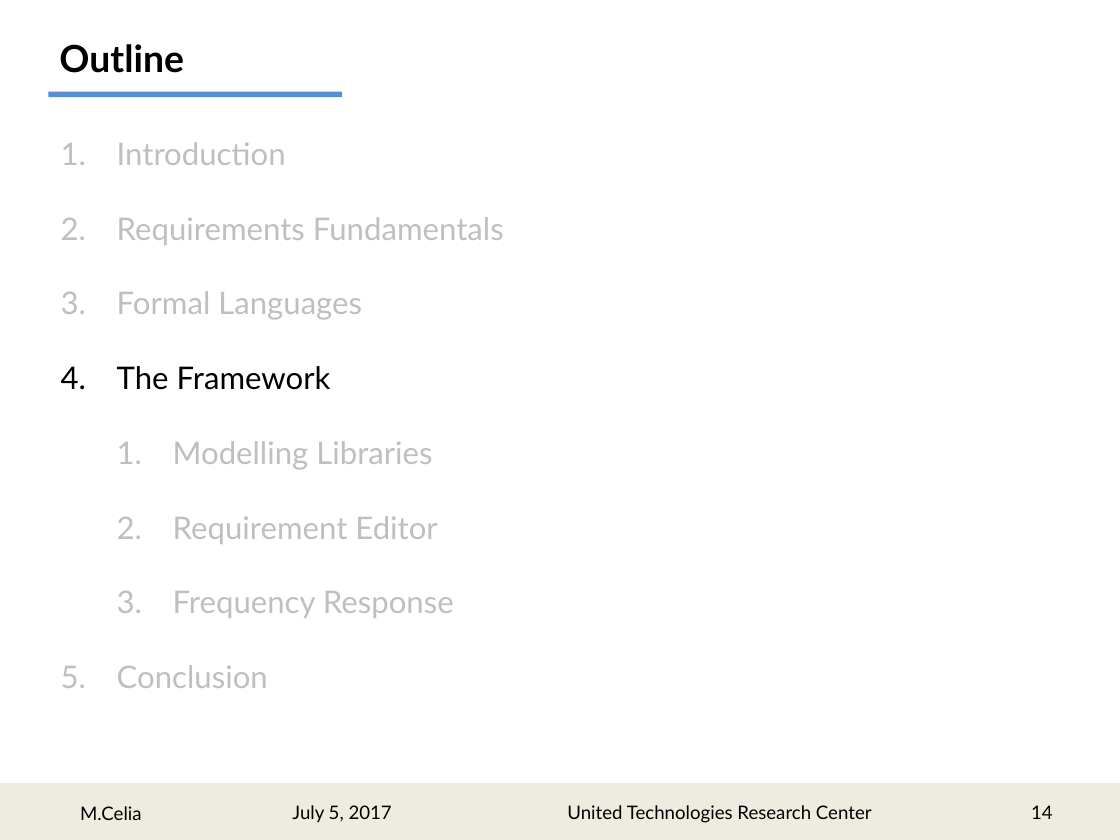
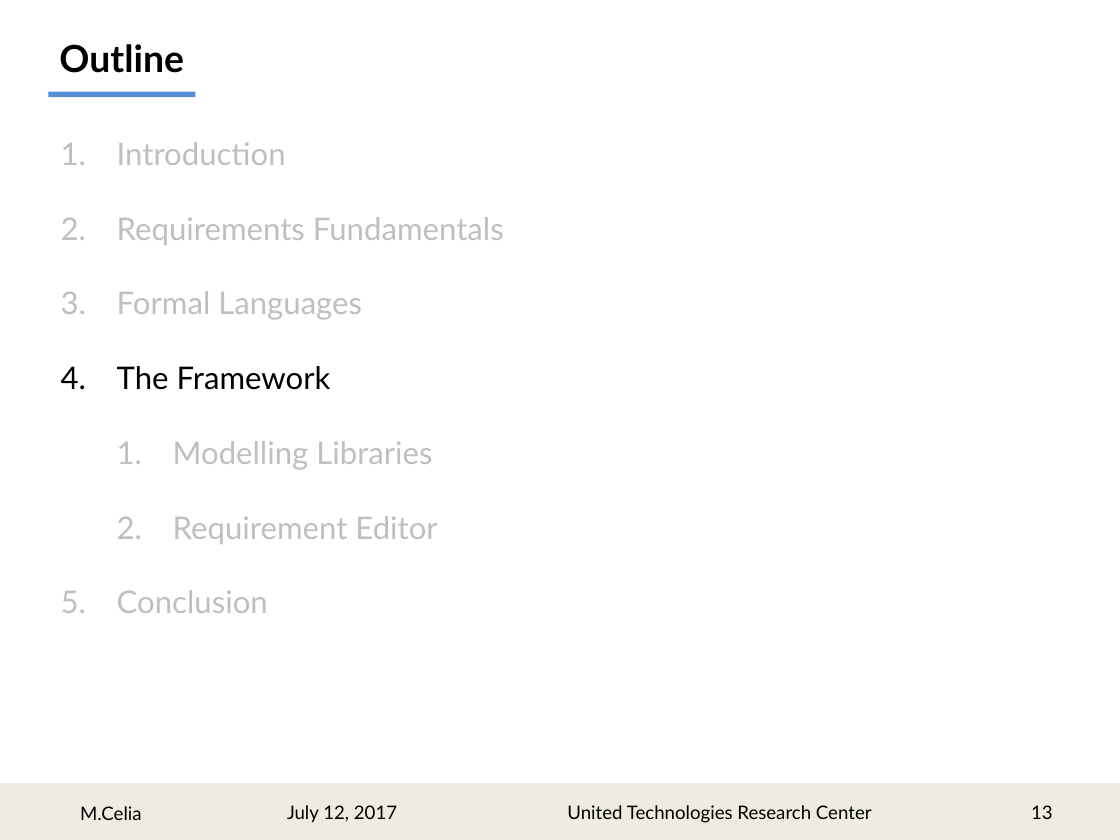
Before and after one commit to marcocelia/Master-Thesis, a slide deck: slide 13 of Presentation/RMpresentation_r1.pptx (slide 14 before the commit). Drawn at 1120x840 pixels with LibreOffice and Linux fonts; fonts in the diff are those of the drawing. Boxes give left, top, right and bottom in pixels: in the first picture for what was removed or moved away, otherwise in the second. Text is boxed around its words. In the diff, an @@ line names an element or a change of style, - is before the commit and + after.

```diff
--- a/Presentation/RMpresentation_r1.pptx
+++ b/Presentation/RMpresentation_r1.pptx
@@ rectangle: place and size @@
-rectangle at (48,92,342,97)
+rectangle at (48,92,195,97)
@@ text at (173,591,454,618): paragraph removed @@
-  3. Frequency Response
@@ text at (287,805,397,823): text changed @@
-July 5, 2017
+July 12, 2017
@@ page number at (1031,805,1053,819): text changed @@
-14
+13
```
Also in this commit, not shown: 27 other slides changed, 1 slide added, 1 slide removed, 12 other files.
